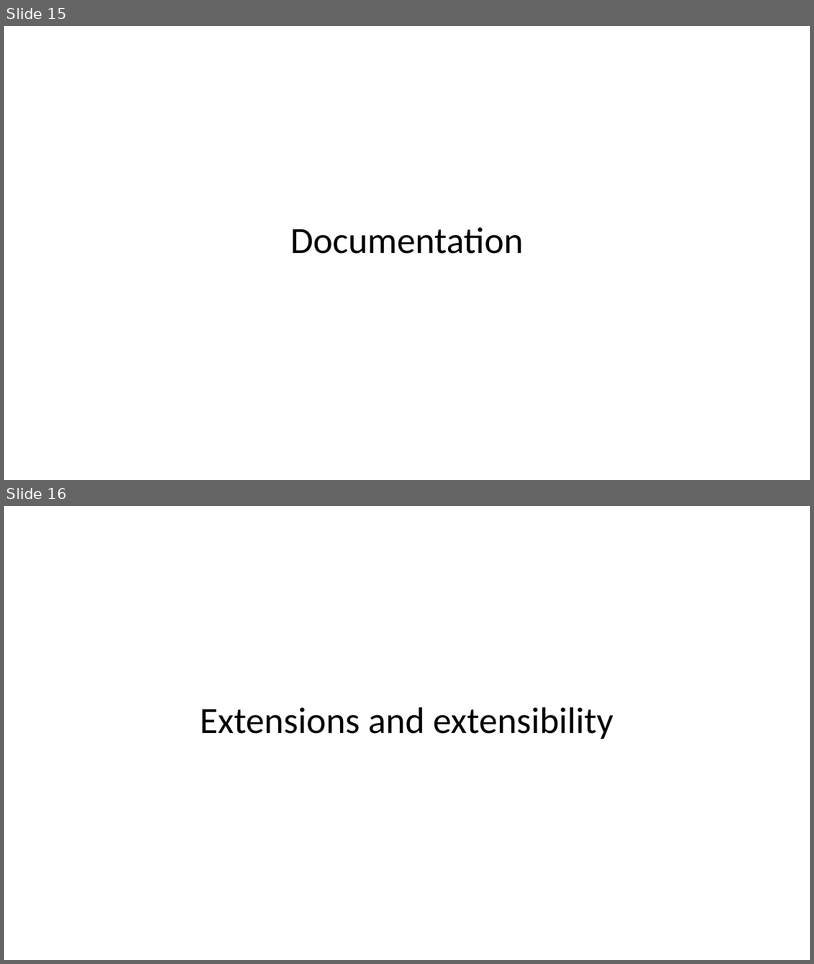
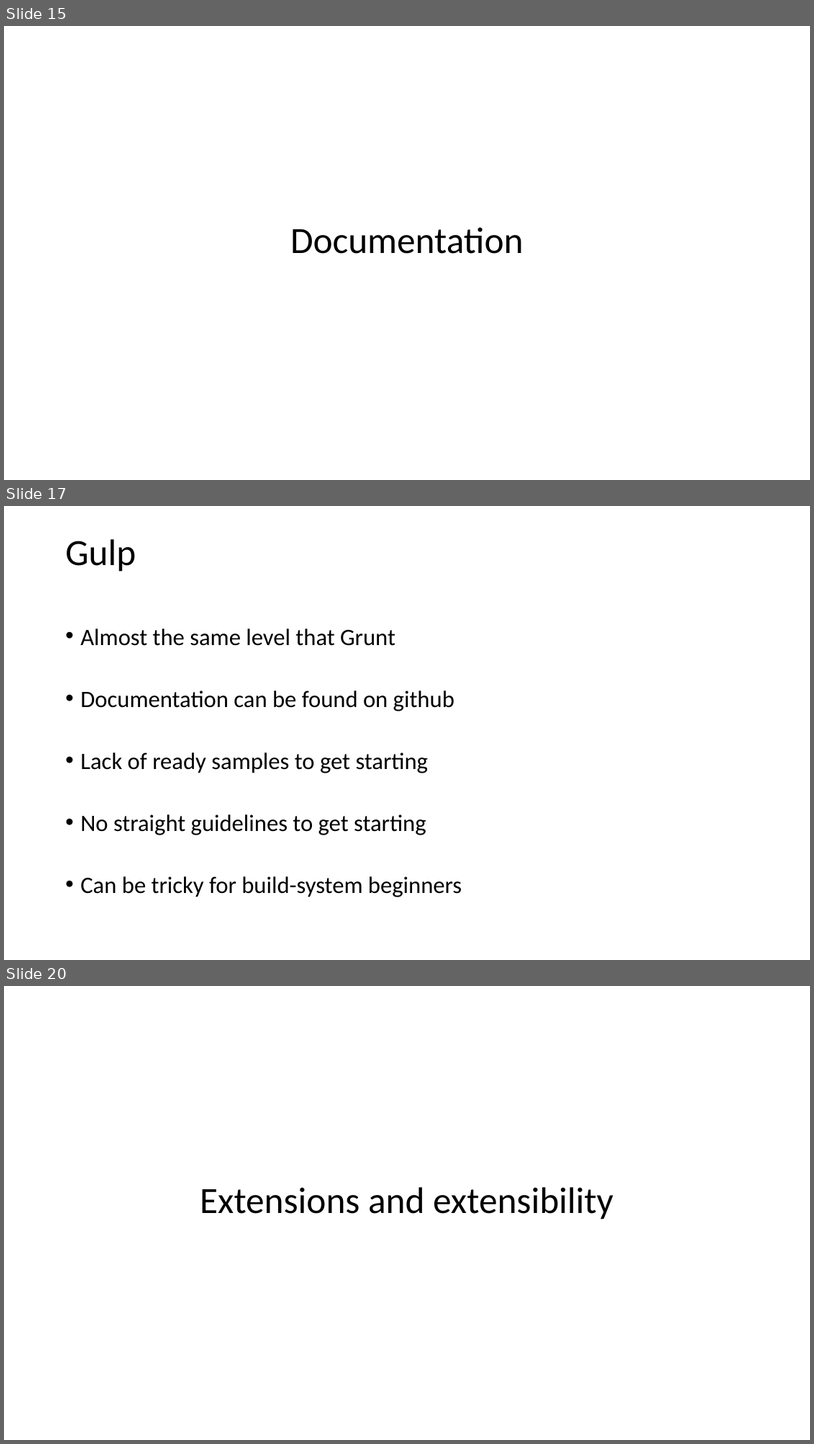
Before and after one commit to vba/presentations, a slide deck: build.js/build.js.pptx. Shown one above the other, each under a label of ours: slides 15 and 16 before the commit, slides 15, 17 and 20 after it; the slides between them are not shown. The pictures are 814x964 and 814x1444 pixels, drawn with LibreOffice and Linux fonts; fonts in the diff are those of the drawing. Boxes give left, top, right and bottom in pixels: in the first picture for what was removed or moved away, otherwise in the second. Text is boxed around its words. In the diff, an @@ line names an element or a change of style, - is before the commit and + after.

Commit message:
[build.js] Finalize comparing of build systems

```diff
--- a/build.js/build.js.pptx
+++ b/build.js/build.js.pptx
@@ slide 17 added at [4,506,810,960], background #FFFFFF @@
@@ title added at [65,539,136,572], 44 pt, text #000000 @@
+Gulp
@@ text added at [80,628,462,897], 28 pt, text #000000 @@
+• Almost the same level that Grunt
+• Documentation can be found on github
+• Lack of ready samples to get starting
+• No straight guidelines to get starting
+• Can be tricky for build-system beginners
@@ what was slide 16 is now slide 20 @@
```
Also in this commit, not shown: 3 other slides added, 7 slides removed.
